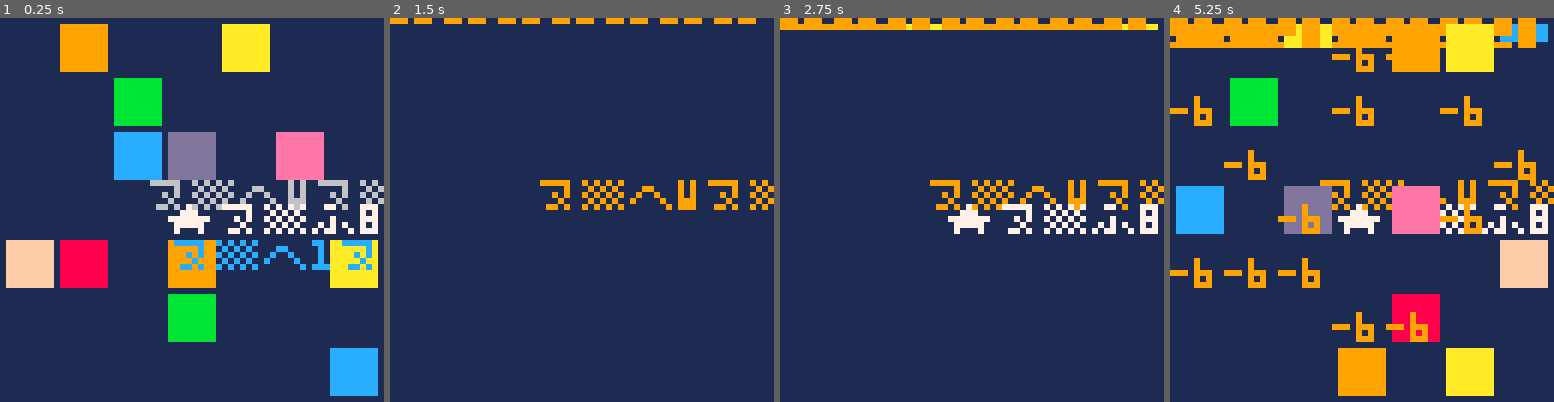
Above: before the commit, frames 1-4 (left to right).
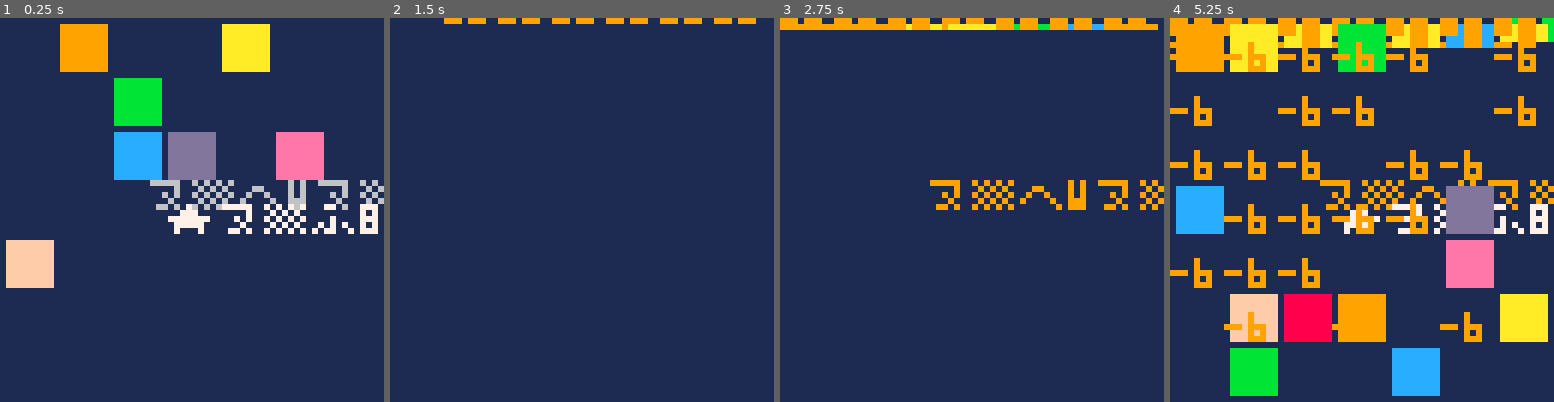
Above: after the commit, the same moments.

Repository: pancelor/bubble-cat
Game: PICO-8 cartridge min.p8
The game is run twice, just before and just after one commit, with the same random seed, the same clock (stepped at 60 frames per second) and the same inputs.
Inputs:
- Up to frame 1 (0.25 s): no input
- Up to frame 2 (1.5 s): tap X (X key) at 0.33, 1.07 s; tap O (Z key) at 0.7 s
- Up to frame 3 (2.75 s): hold Right 1.6-2.1 s; tap O (Z key) at 1.7, 2.1, 2.5 s; tap X (X key) at 1.85 s; hold Up 2.15-2.42 s; hold Right from 2.47 s (still down)
- Up to frame 4 (5.25 s): tap O (Z key) every 0.4 s from 2.9 to 4.9 s; tap X (X key) at 2.97, 4.08, 5.2 s; release Right at 3.03 s; hold Left 3.08-3.58 s; hold Down 3.63-3.97 s; hold Right 4.02-4.68 s; hold Up 4.73-5.03 s; hold Left from 5.08 s (still down)

The runs differ from the first frame. In frame 1, 8.6% of the frame differs, in the area x 15-99%, y 57-99%; in frame 2, 1.9%; in frame 3, 2.1%; in frame 4, 34%, in the area x 0-100%, y 0-99%.

Commit message:
rip fillp; 755

Diff:
--- a/min.lua
+++ b/min.lua
@@ -4,9 +4,9 @@
 for i=0,48do
 x,y=i%7,i\7if(rnd()<.25and i~=24)bln+=2poke(bln,x,y)
 end
-::_::d=sgn(sz-sc)ox=px?"⁶1⁶c5"
+::_::b=btnp()d=sgn(sz-sc)ox=px?"⁶1⁶c5"
 if(sz~=sc)sc+=d d+=5
-b=btnp()rf(0,t(),64,64,1)oy=py?"⁶w⁶t"..sc,24,27,5+d
+rf(0,t(),64,64,1)oy=py?"⁶w⁶t"..sc,24,27,5+d
 if(b\16>0)b=-1
 if(b>0)fcn=b*.5938&.75
 if(fc)px+=cos(fc)py+=sin(fc)else fc,fcn=fcn
@@ -14,8 +14,7 @@
 ?"★⁵8d🐱",px*9+1,py*9+4,7
 for i=2,bln,2do
 y=@(i+1)u=@i*9v=y*9
-if(rnd()<.01)fillp(rnd()<<16)
-rf(1+u,1+v,u+8,v+8,i/2|8)fillp()
+rf(1+u,1+v,u+8,v+8,i/2|8)
 if(@i==px and y==py)px,py,fc=ox,oy poke2(i,%bln)bln-=2fa(u,v,"+1")?"⁷i6v1d1"
 if(b<0)fa(u,v,"-6")
 end
